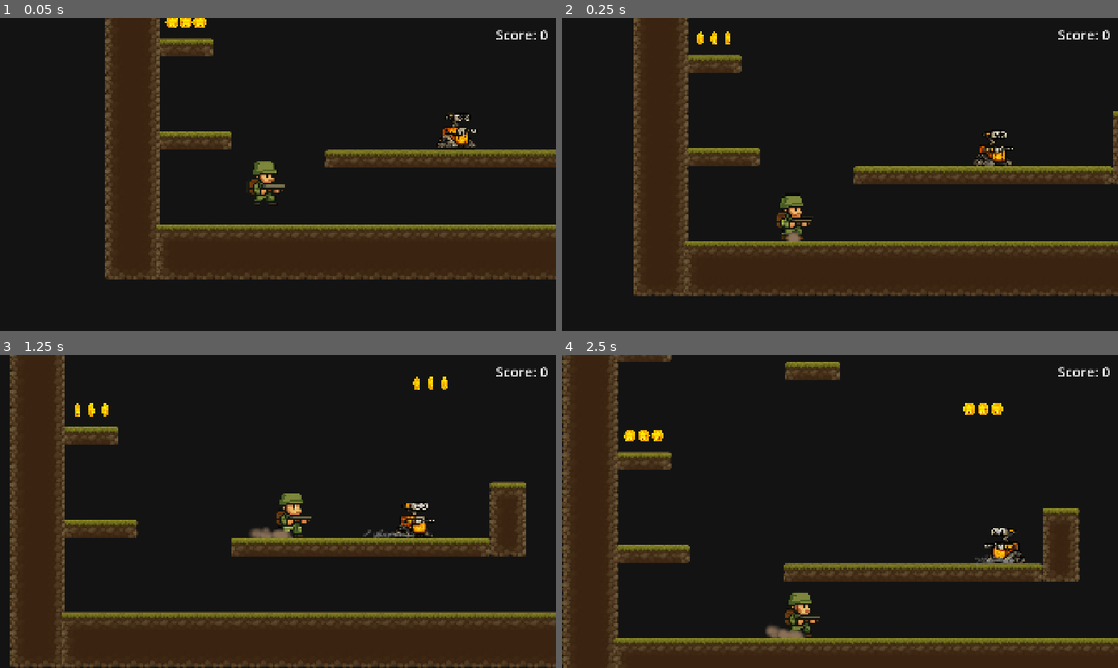
Above: before the commit, frames 1-4 (two rows, left to right).
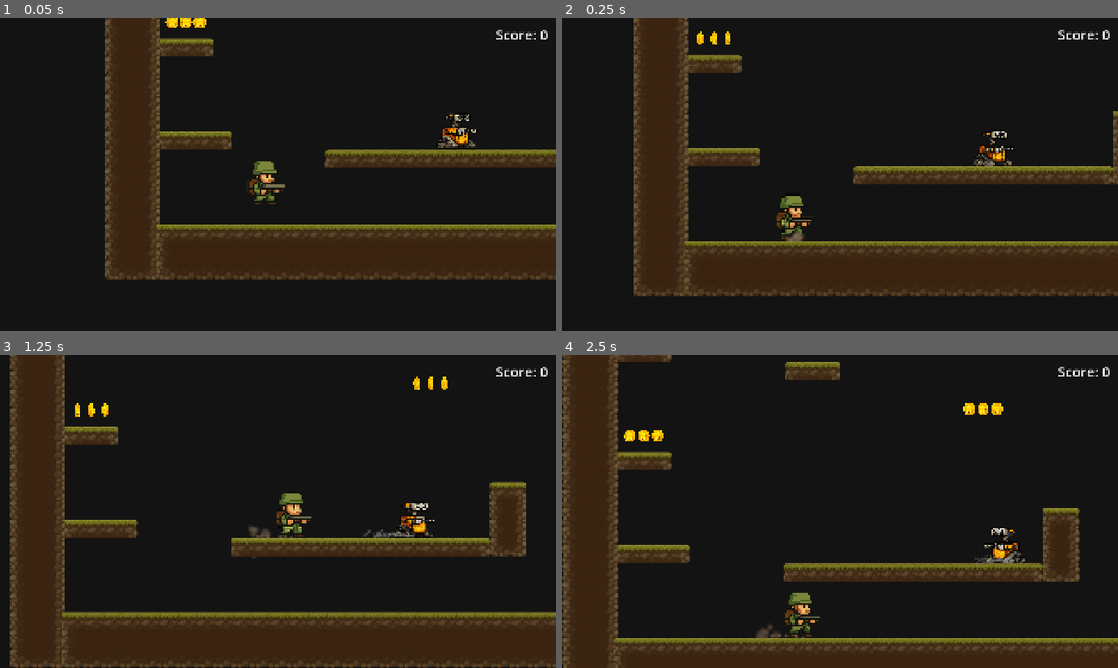
Above: after the commit, the same moments.

Repository: slaavo/Platform_test
Game: Godot game, scene res://Main.tscn
The game is run twice, just before and just after one commit, with the same random seed, the same clock (stepped at 60 frames per second) and the same inputs.
Inputs:
- Up to frame 1 (0.05 s): no input
- Up to frame 2 (0.25 s): no input
- Up to frame 3 (1.25 s): tap Enter (ui_accept) at 0.5, 0.77 s; hold Right (ui_right) from 0.53 s (still down)
- Up to frame 4 (2.5 s): release Right (ui_right) at 1.28 s; hold Left (ui_left) 1.28-2.03 s; tap Enter (ui_accept) at 1.52 s; hold Right (ui_right) from 2.03 s (still down)

Frame 1 is identical in both runs. In frame 2, less than 0.1% of the frame differs, in the area x 40-44%, y 68-72%; in frame 3, 0.2%; in frame 4, 0.2%, in the area x 34-44%, y 86-91%.

Commit message:
Improve land dust particle effect
- Particles now spread horizontally (left and right) instead of upward
- Added gravity so particles fall down naturally
- Added damping so particles slow down over time
- Added scale curve - particles shrink as they fade
- Added color ramp for alpha fade out effect
- Increased lifetime (0.6s) for visible falling animation
- Set explosiveness to 1.0 for instant burst emission

Diff:
--- a/player.gd
+++ b/player.gd
@@ -98,34 +98,51 @@
 
 	var material = ParticleProcessMaterial.new()
 
-	# Kierunek - eksplozja na boki i w górę
-	material.direction = Vector3(0, -1, 0)
-	material.spread = 85.0
-
-	# Prędkość - szybsze
-	material.initial_velocity_min = 80.0
-	material.initial_velocity_max = 150.0
-
-	# Grawitacja
-	material.gravity = Vector3(0, 80, 0)
-
-	# Większe cząsteczki
-	material.scale_min = 2.0
-	material.scale_max = 3.0
-
-	# Kolor
-	material.color = Color(0.55, 0.45, 0.35, 0.9)
+	# Kierunek - na boki (lewo i prawo)
+	material.direction = Vector3(1, 0, 0)
+	material.spread = 180.0  # Pełne 180 stopni = obie strony
+
+	# Prędkość wyrzutu
+	material.initial_velocity_min = 100.0
+	material.initial_velocity_max = 200.0
+
+	# Grawitacja - cząsteczki opadają
+	material.gravity = Vector3(0, 400, 0)
+
+	# Tłumienie - cząsteczki zwalniają
+	material.damping_min = 50.0
+	material.damping_max = 80.0
+
+	# Rozmiar cząsteczek
+	material.scale_min = 1.5
+	material.scale_max = 2.5
+
+	# Zmniejszanie rozmiaru w czasie (zanikanie)
+	var scale_curve = Curve.new()
+	scale_curve.add_point(Vector2(0.0, 1.0))   # Początek: pełny rozmiar
+	scale_curve.add_point(Vector2(0.7, 0.6))   # 70% czasu: 60% rozmiaru
+	scale_curve.add_point(Vector2(1.0, 0.0))   # Koniec: znika
+	material.scale_curve = scale_curve
+
+	# Gradient koloru - fade out (zanikanie przezroczystości)
+	var gradient = Gradient.new()
+	gradient.set_color(0, Color(0.55, 0.45, 0.35, 0.9))  # Początek: widoczny
+	gradient.set_color(1, Color(0.55, 0.45, 0.35, 0.0))  # Koniec: przezroczysty
+	var gradient_texture = GradientTexture1D.new()
+	gradient_texture.gradient = gradient
+	material.color_ramp = gradient_texture
 
 	# === USTAWIENIA WĘZŁA ===
 	land_dust.process_material = material
-	land_dust.texture = create_dust_texture()    # WAŻNE: tekstura!
-	land_dust.amount = 20
-	land_dust.lifetime = 0.2
+	land_dust.texture = create_dust_texture()
+	land_dust.amount = 16
+	land_dust.lifetime = 0.6  # Dłuższy czas życia dla widocznego opadania
 	land_dust.emitting = false
-	land_dust.one_shot = true
+	land_dust.one_shot = true  # Jednorazowy wyrzut
+	land_dust.explosiveness = 1.0  # Wszystkie cząsteczki na raz
 
 	# Widoczność
-	land_dust.visibility_rect = Rect2(-100, -100, 200, 200)
+	land_dust.visibility_rect = Rect2(-200, -100, 400, 200)
 
 
 func _physics_process(delta):
